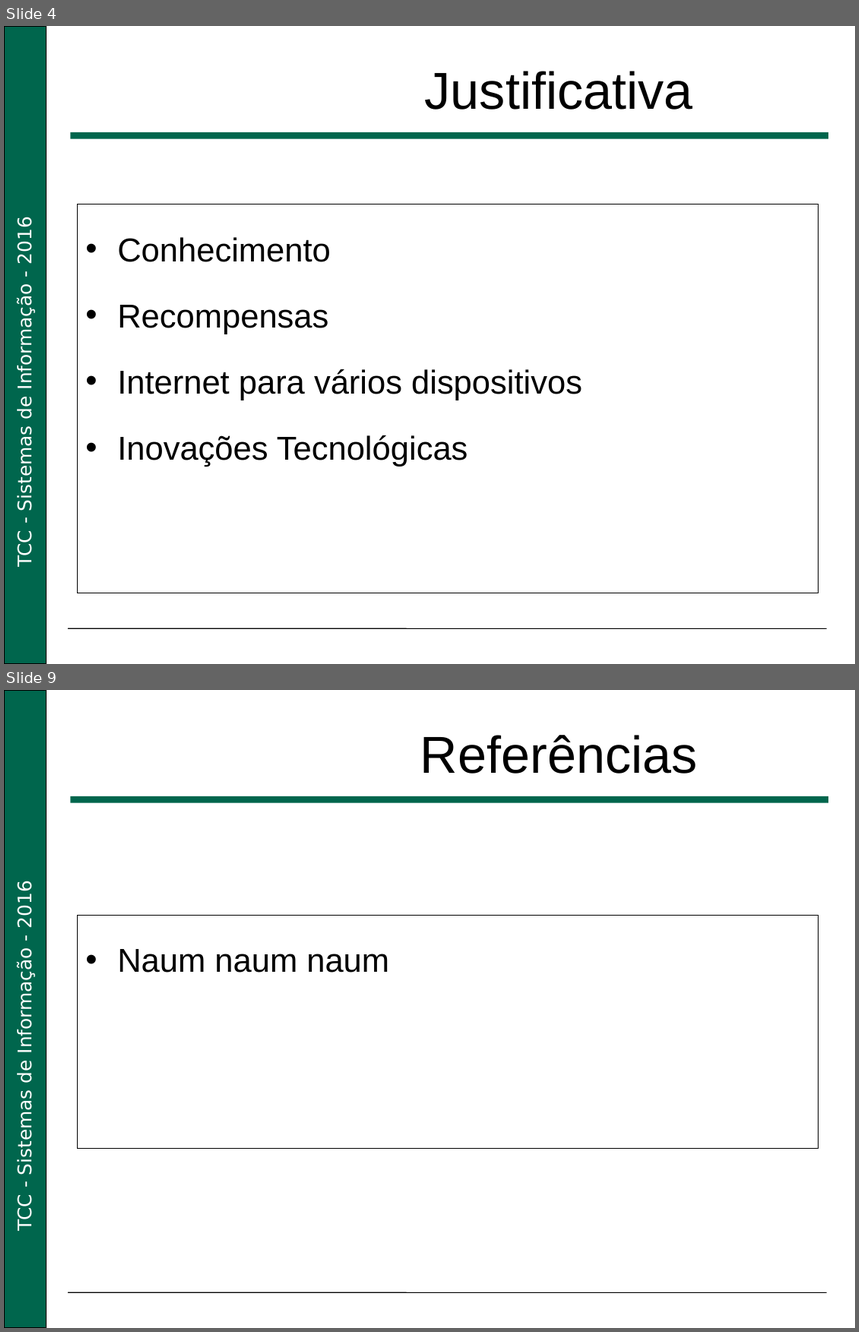
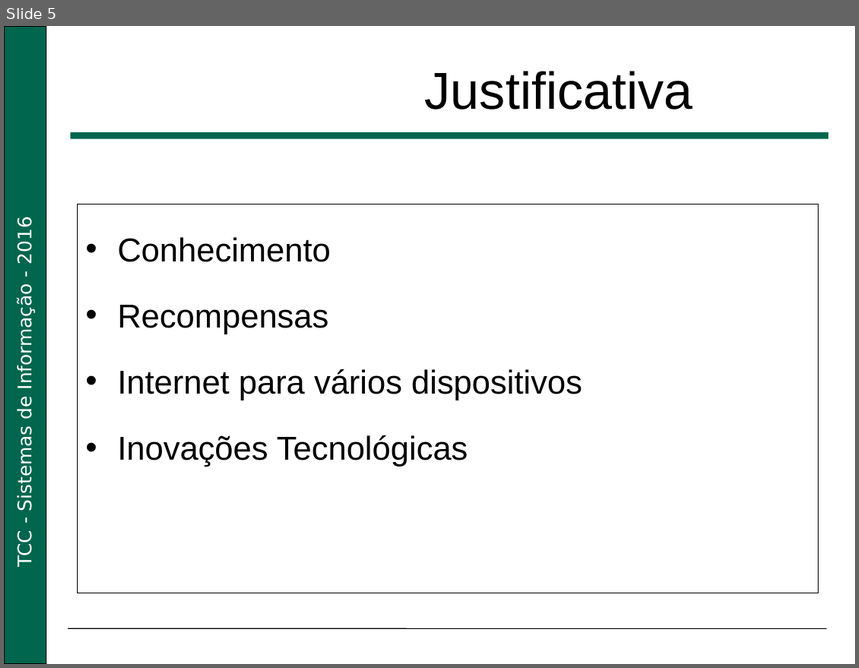
Before and after one commit to PauloRenato4/Jogo-Educativo-TCC-2016, a slide deck: Slides/Jogo Educativo.pptx. Shown one above the other, each under a label of ours: slides 4 and 9 before the commit, slide 5 after it; the slides between them are not shown. The pictures are 859x1332 and 859x668 pixels, drawn with LibreOffice and Linux fonts; fonts in the diff are those of the drawing; background and template pictures are left out. Boxes give left, top, right and bottom in pixels: in the first picture for what was removed or moved away, otherwise in the second. Text is boxed around its words. In the diff, an @@ line names an element or a change of style, - is before the commit and + after.

```diff
--- a/Slides/Jogo Educativo.pptx
+++ b/Slides/Jogo Educativo.pptx
@@ slide 9 removed at [4,690,855,1328], background #FFFFFF; not listed: 4 template elements that a slide beside it also shows @@
@@ title removed at [420,735,698,774] @@
-Referências
@@ rectangle removed at [77,916,819,1149] @@
-• Naum naum naum
@@ what was slide 4 is now slide 5 @@
```
Also in this commit, not shown: 7 slides changed, 2 slides added.
